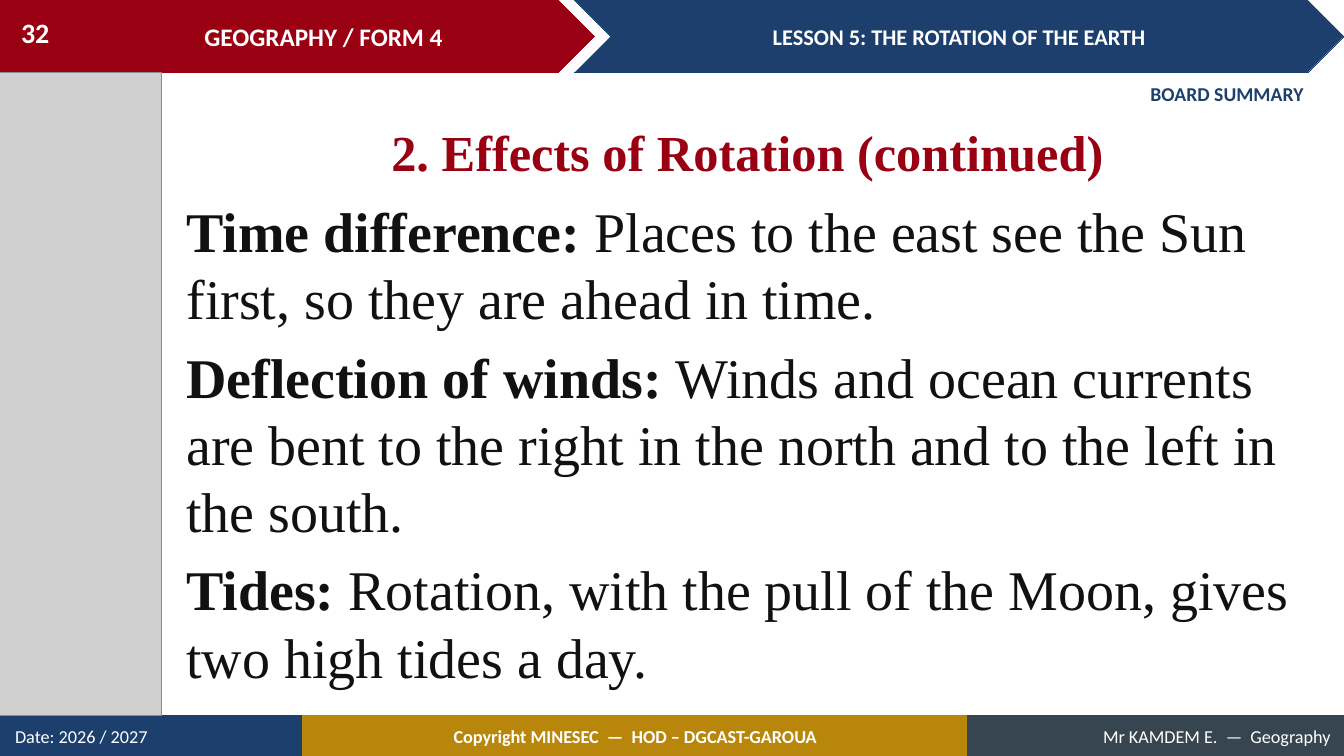
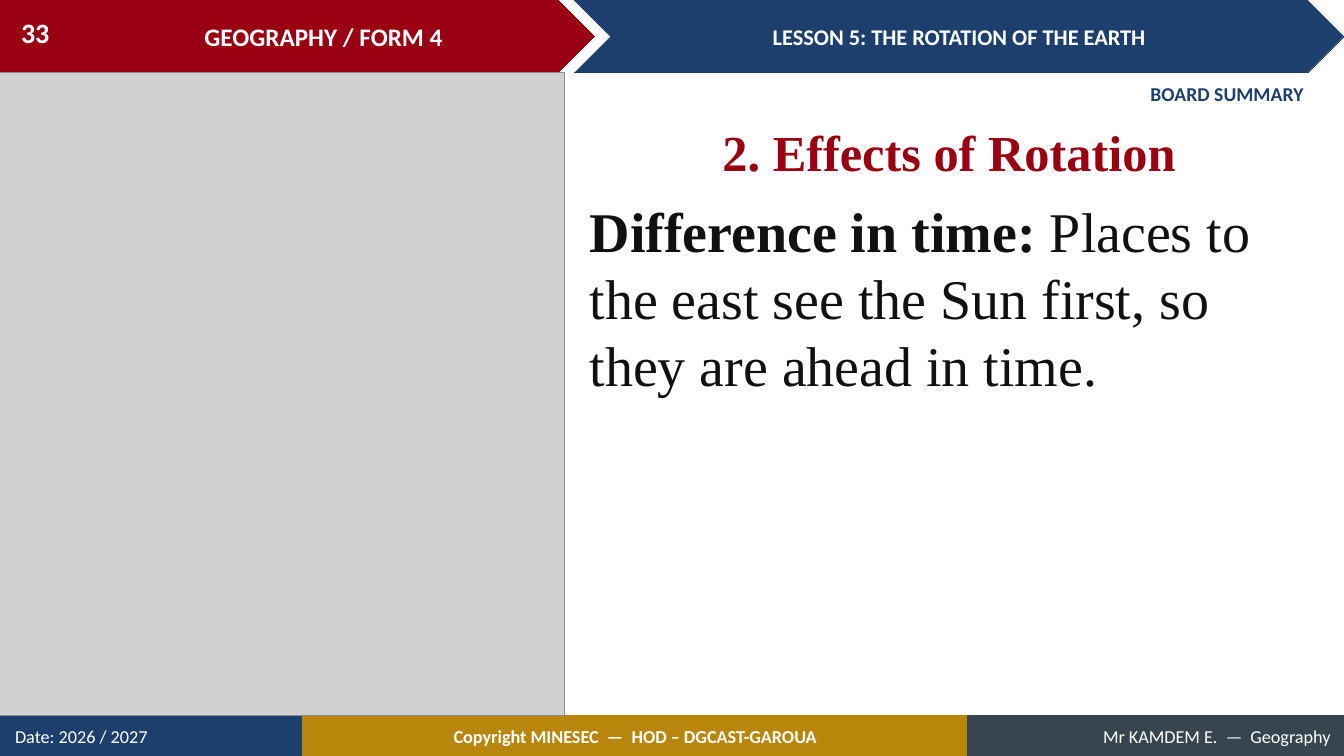
Before and after one commit to Berthautk/linea-github, a slide deck: slide 33 of lecons/F3/08_FORM4_LESSON05_Rotation_of_the_Earth.pptx (slide 32 before the commit). Drawn at 1344x756 pixels with LibreOffice and Linux fonts; fonts in the diff are those of the drawing; grey boxes stand for pictures. Boxes give left, top, right and bottom in pixels: in the first picture for what was removed or moved away, otherwise in the second. Text is boxed around its words. In the diff, an @@ line names an element or a change of style, - is before the commit and + after.

```diff
--- a/lecons/F3/08_FORM4_LESSON05_Rotation_of_the_Earth.pptx
+++ b/lecons/F3/08_FORM4_LESSON05_Rotation_of_the_Earth.pptx
@@ page number at (21,24,49,44): text changed @@
-32
+33
@@ picture: place and size @@
-picture at (0,73,161,716)
+picture at (0,73,565,716)
@@ text at (722,135,1176,172): text changed @@
-2. Effects of Rotation (continued)
+2. Effects of Rotation
@@ text at (590,212,1251,397): text changed @@
-Time difference: Places to the east see the Sun first, so they are ahead in time.
-Deflection of winds: Winds and ocean currents are bent to the right in the north and to the left in the south.
-Tides: Rotation, with the pull of the Moon, gives two high tides a day.
+Difference in time: Places to the east see the Sun first, so they are ahead in time.
```
Also in this commit, not shown: 11 other slides changed, 5 slides added, 2 slides removed, 10 other files.
